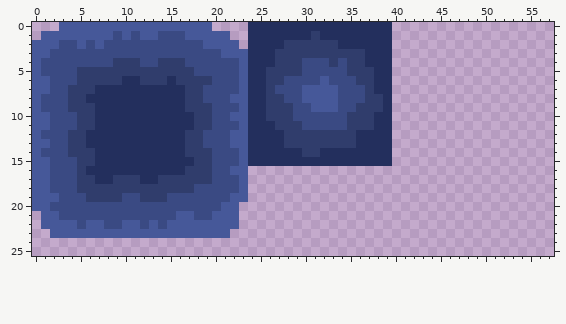
Two versions of one pixel-art sprite, Project-Singularity-Unity/Assets/Sprites/tileset.png. The picture above was drawn from the file before the commit.
The file is 64x64 pixels. Shown: x 0..57, y 0..25.
New version:
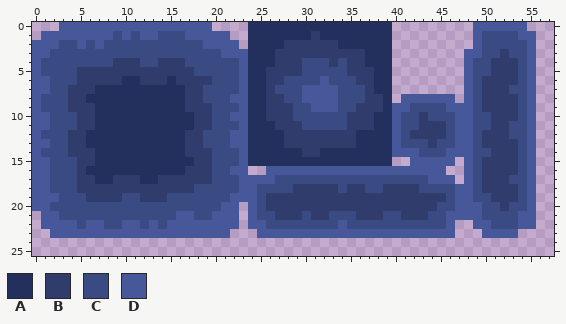
Palette (. is transparent): A #232f5d  B #303d6c  C #3a4a83  D #465899
From old to new:
{"y":0,"x":49,"old":"......","new":"DDDDDD"}
{"y":1,"x":49,"old":".......","new":"DCCCCDD"}
{"y":2,"x":49,"old":".......","new":"DCCCCCD"}
{"y":3,"x":48,"old":"........","new":"DDCCBCCD"}
{"y":4,"x":48,"old":"........","new":"DCCBBBCD"}
{"y":5,"x":48,"old":"........","new":"DCCBBBCD"}
{"y":6,"x":48,"old":"........","new":"DCBBBBCD"}
{"y":7,"x":48,"old":"........","new":"DCBBBCCD"}
{"y":8,"x":41,"old":"......","new":"DDDDDD"}
{"y":8,"x":48,"old":"........","new":"DCBBBBCD"}
{"y":9,"x":40,"old":"................","new":"DDCCCCDDDCBBBBCD"}
{"y":10,"x":40,"old":"................","new":"DCCBCCCDDCCBBBCD"}
{"y":11,"x":40,"old":"................","new":"DCCBBBCDDCCBBCCD"}
{"y":12,"x":40,"old":"................","new":"DCBBBBCDDCBBBCCD"}
{"y":13,"x":40,"old":"................","new":"DCCCBCCDDCBBBBCD"}
{"y":14,"x":40,"old":"................","new":"DDDCCCDDDCCBBBCD"}
{"y":15,"x":42,"old":".....","new":"DDDDD"}
{"y":15,"x":48,"old":"........","new":"DCBBBBCD"}
{"y":16,"x":26,"old":"....................","new":"DDDDDDDDDDDDDDDDDDDD"}
{"y":16,"x":48,"old":"........","new":"DCBBBBCD"}
{"y":17,"x":24,"old":".......................","new":"DDDCCCCCCCCCCCCCCCCCDDD"}
{"y":17,"x":48,"old":"........","new":"DCBBBCCD"}
{"y":18,"x":24,"old":"................................","new":"DCCCCBBBBBCBBCCBBBBCCCCDDCBBBBCD"}
{"y":19,"x":24,"old":"................................","new":"DCBBBBBBBBBBBBBBBBBBBBCDDCCBBBCD"}
{"y":20,"x":24,"old":"................................","new":"DCBBBBBBBBBBBBBBBBBBBCCDDDCCBCCD"}
{"y":21,"x":24,"old":"................................","new":"DCCBBBCBBCCCBBBCCBBBCCDDDDCCCCDD"}
{"y":22,"x":24,"old":".......................","new":"DDCCCCCCCCDCCCCCCCCCCCD"}
{"y":22,"x":49,"old":".......","new":"DDCCCDD"}
{"y":23,"x":25,"old":"......................","new":"DDDDDDDDDDDDDDDDDDDDDD"}
{"y":23,"x":50,"old":"....","new":"DDDD"}
{"label":"added","picture_box":[248,22,536,238]}
